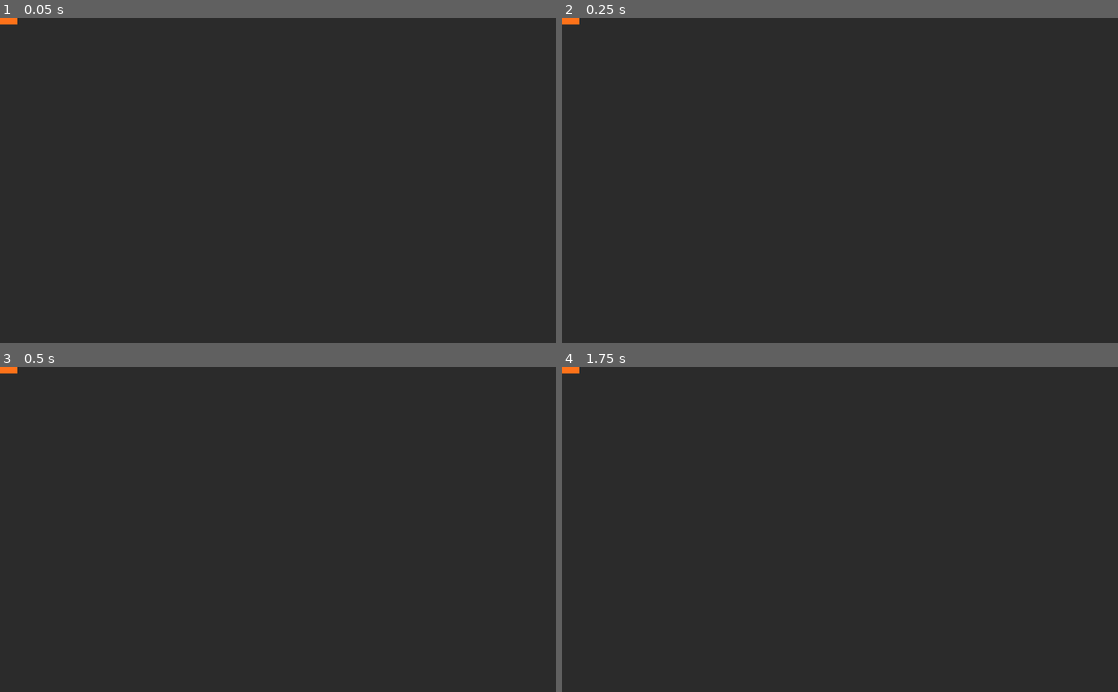
Above: before the commit, frames 1-4 (two rows, left to right).
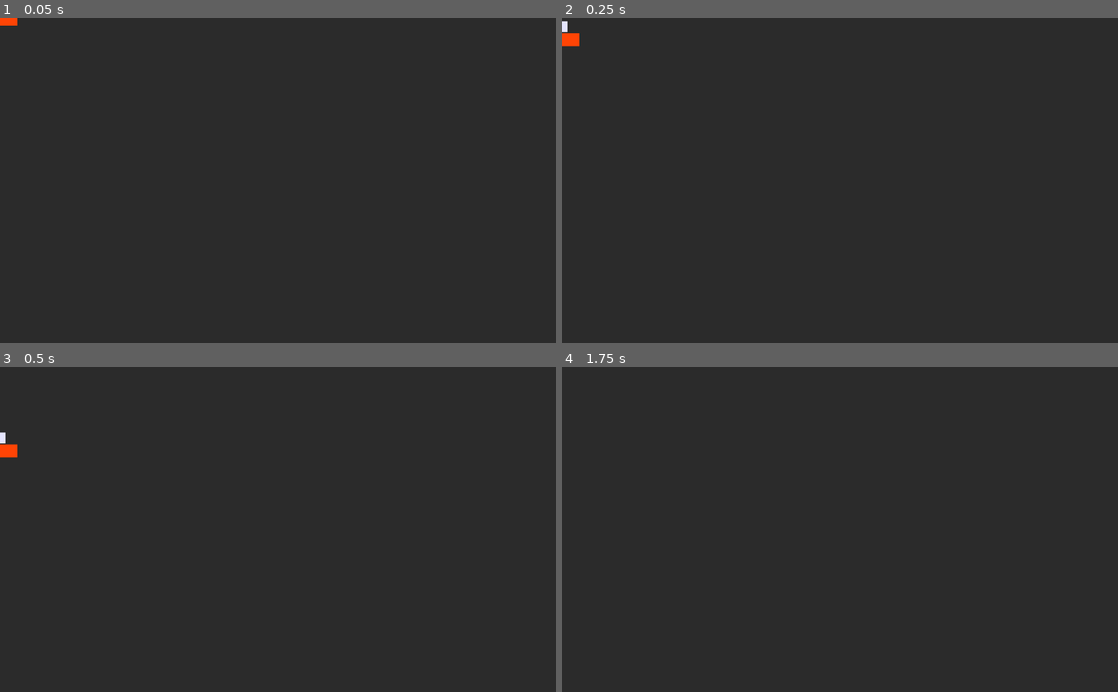
Above: after the commit, the same moments.

Repository: LowkeyMad/cat-climber
Game: Godot game, scene res://main.tscn
The game is run twice, just before and just after one commit, with the same random seed, the same clock (stepped at 60 frames per second) and the same inputs.
Inputs:
- Up to frame 1 (0.05 s): no input
- Up to frame 2 (0.25 s): no input
- Up to frame 3 (0.5 s): no input
- Up to frame 4 (1.75 s): tap Up (pounce) at 0.6, 1.35 s; tap Space (jump) at 0.77, 1.52 s

The runs differ from the first frame. In frame 1, less than 0.1% of the frame differs, in the area x 0-4%, y 0-3%; in frame 2, 0.2%; in frame 3, 0.2%, in the area x 0-4%, y 0-28%; in frame 4, less than 0.1%.
Error before the commit: Parse Error: Member "velocity" redefined (original in native class 'CharacterBody2D') (res://player.gd:17)

Commit message:
Improve playable prototype

Diff:
--- a/player.gd
+++ b/player.gd
@@ -10,11 +10,9 @@
 # Cat behavior
 @onready var cat_sprite = $CatSprite
 @onready var hero_sprite = $HeroSprite
-@onready var collision_shape = $CollisionShape2D
 
 # State
 var score: int = 0
-var velocity: Vector2 = Vector2.ZERO
 
 func _ready():
 	# Initialize cat's lazy behavior
@@ -41,12 +39,15 @@
 
 	move_and_slide()
 
-func _on_body_entered(body):
-	# Collision with lasagna items or obstacles
-	if body.is_in_group("lasagna"):
-		# Collect lasagna
-		score += body.points
-		body.queue_free()
-	elif body.is_in_group("obstacles"):
-		# Game over logic
-		get_tree().change_scene_to_file("res://scenes/game_over.tscn")
+	# Check for collisions after moving
+	for i in get_slide_collision_count():
+		var collision = get_slide_collision(i)
+		var collider = collision.get_collider()
+
+		if collider and collider.is_in_group("lasagna"):
+			# Collect lasagna
+			score += collider.points
+			collider.queue_free()
+		elif collider and collider.is_in_group("obstacles"):
+			# Game over logic
+			get_tree().change_scene_to_file("res://scenes/game_over.tscn")
Not shown, added: player.gd.uid
Not shown, added: scripts/cursed_rug.gd.uid
Not shown, added: scripts/game_over.gd.uid
Not shown, added: scripts/input_map.gd.uid
Not shown, added: scripts/lasagna.gd.uid
Not shown, added: scripts/lasagna_spawner.gd.uid
Not shown, added: scripts/ui.gd.uid
Not shown, added: builds/windows/CatClimber-windows.zip
Not shown, added: builds/windows/CatClimber.exe
Not shown, added: builds/windows/CatClimber.pck
